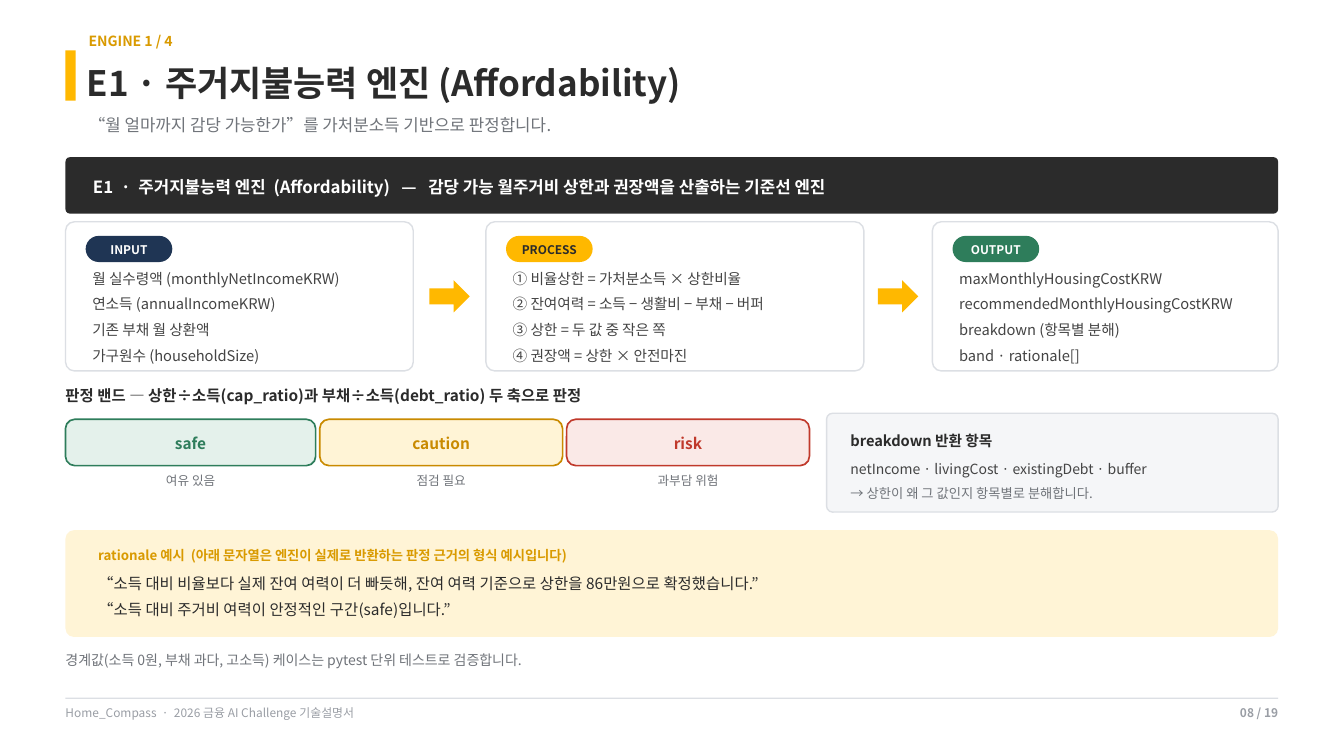
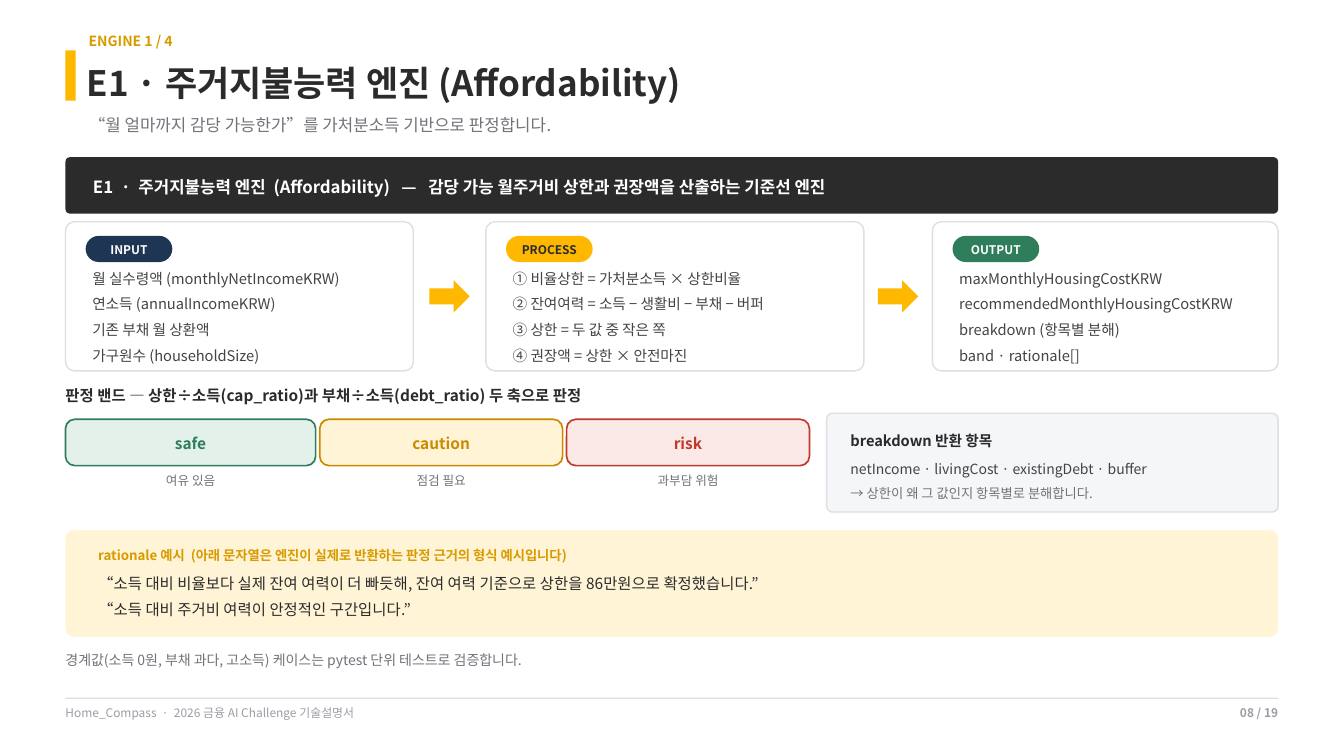
Before and after one commit to dnhynk/Home_Compass, a slide deck: slide 8 of docs/competition/기술설명서_Home_Compass.pptx. Drawn at 1344x756 pixels with LibreOffice and Linux fonts; fonts in the diff are those of the drawing. Boxes give left, top, right and bottom in pixels: in the first picture for what was removed or moved away, otherwise in the second. Text is boxed around its words. In the diff, an @@ line names an element or a change of style, - is before the commit and + after.

```diff
--- a/docs/competition/기술설명서_Home_Compass.pptx
+++ b/docs/competition/기술설명서_Home_Compass.pptx
@@ text in rounded rectangle at (x1=98, y1=602, x2=411, y2=617): text changed @@
-“소득 대비 주거비 여력이 안정적인 구간(safe)입니다.”
+“소득 대비 주거비 여력이 안정적인 구간입니다.”
```
Also in this commit, not shown: 2 other slides changed, 3 other files.
